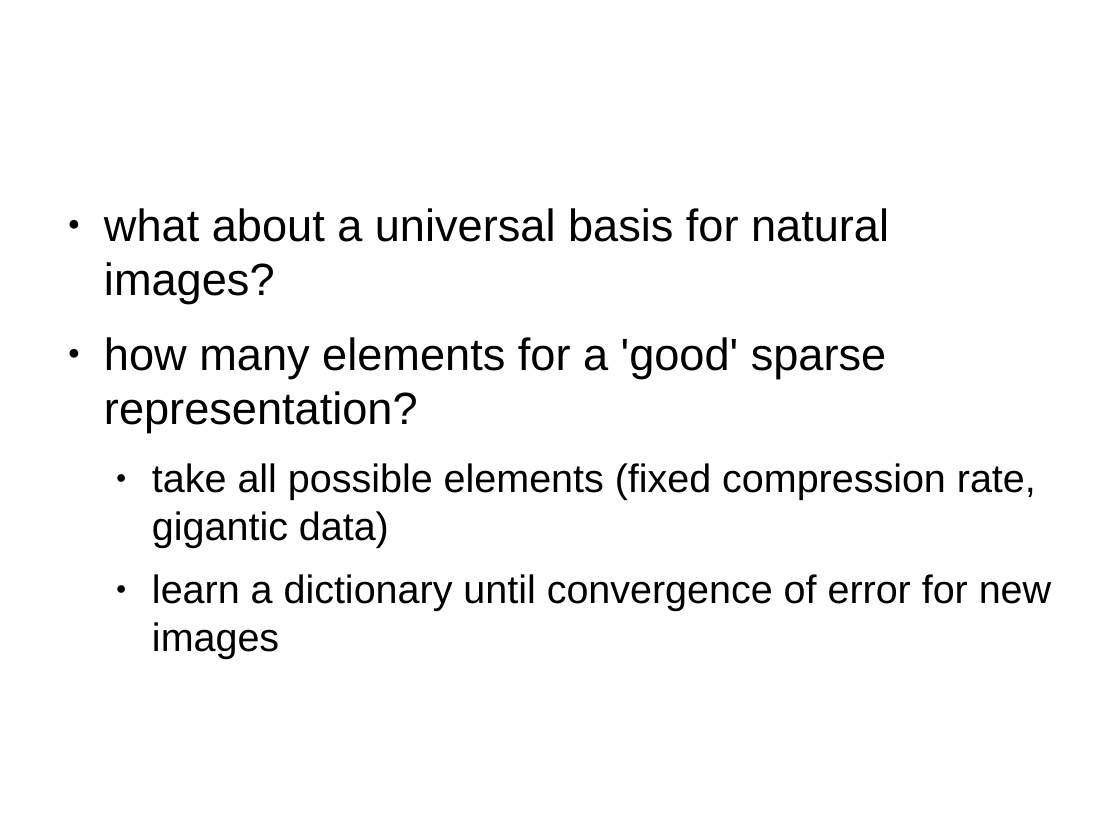
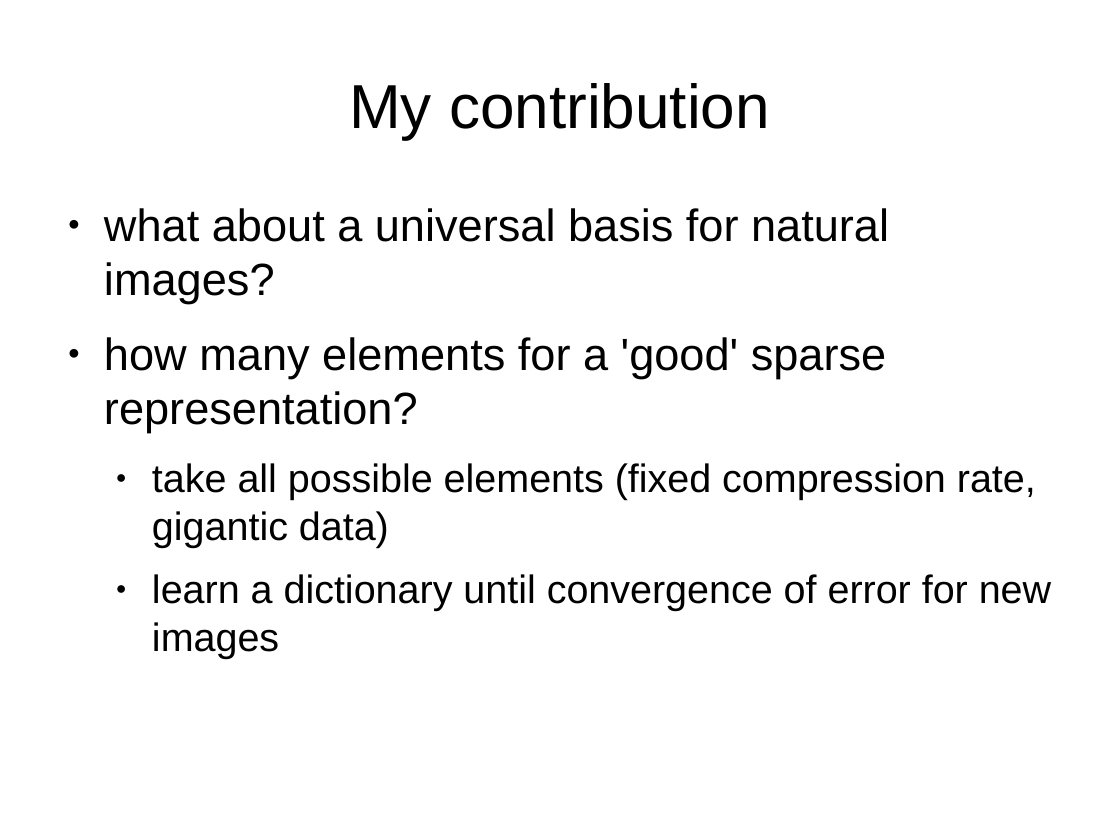
Before and after one commit to Sebu/sprs, a slide deck: slide 17 of progress_report/progress_report.odp (slide 16 before the commit). Drawn at 1120x840 pixels with LibreOffice and Linux fonts; fonts in the diff are those of the drawing. Boxes give left, top, right and bottom in pixels: in the first picture for what was removed or moved away, otherwise in the second. Text is boxed around its words. In the diff, an @@ line names an element or a change of style, - is before the commit and + after.

```diff
--- a/progress_report/progress_report.odp
+++ b/progress_report/progress_report.odp
@@ title added at [349, 83, 770, 139], 44 pt, text #000000 @@
+My contribution
```
Also in this commit, not shown: 11 other slides changed, 2 slides added, 2 slides removed.
